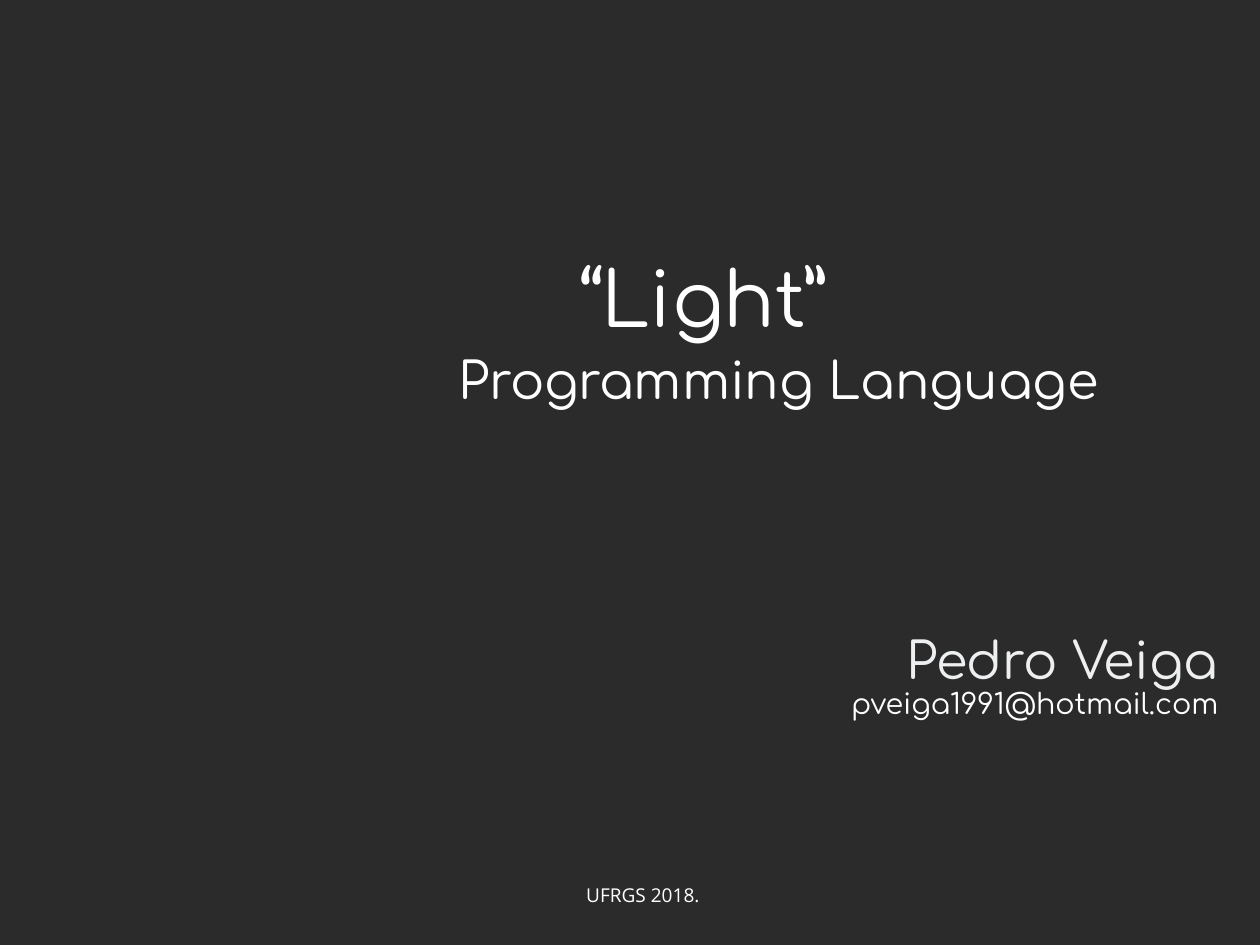
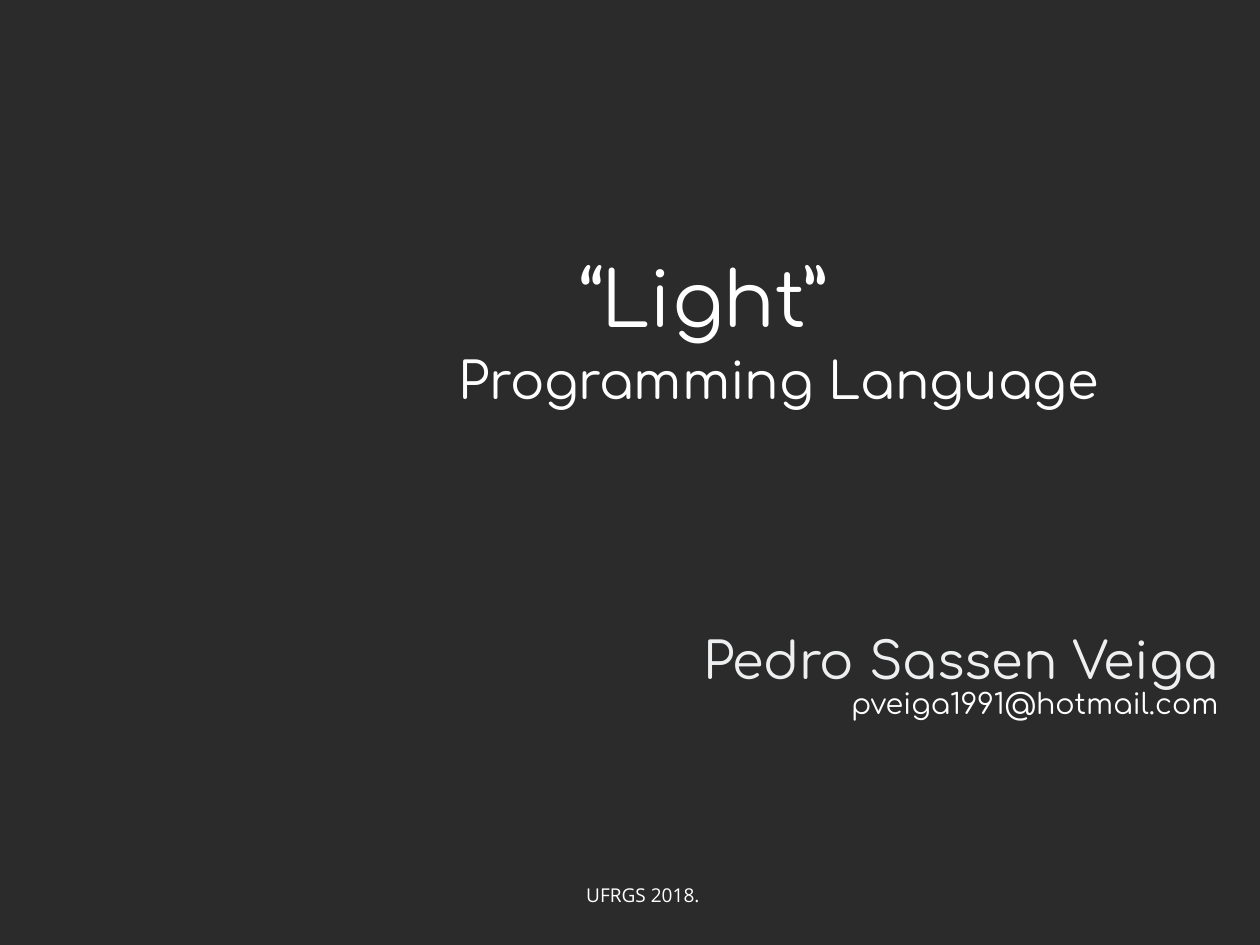
Before and after one commit to Hoshoyo/Light, a slide deck: slide 1 of TCC_Reunião_#1.odp. Drawn at 1260x945 pixels with LibreOffice and Linux fonts; fonts in the diff are those of the drawing; background and template pictures are left out; a plain dark background stands for a picture behind light text. Boxes give left, top, right and bottom in pixels: in the first picture for what was removed or moved away, otherwise in the second. Text is boxed around its words. In the diff, an @@ line names an element or a change of style, - is before the commit and + after.

```diff
--- a/TCC_Reunião_#1.odp
+++ b/TCC_Reunião_#1.odp
@@ text at (703, 639, 1218, 690): text changed @@
-Pedro Veiga
+Pedro Sassen Veiga
```
Also in this commit, not shown: 3 other slides changed, 18 slides added, 6 slides removed, 6 other files.
